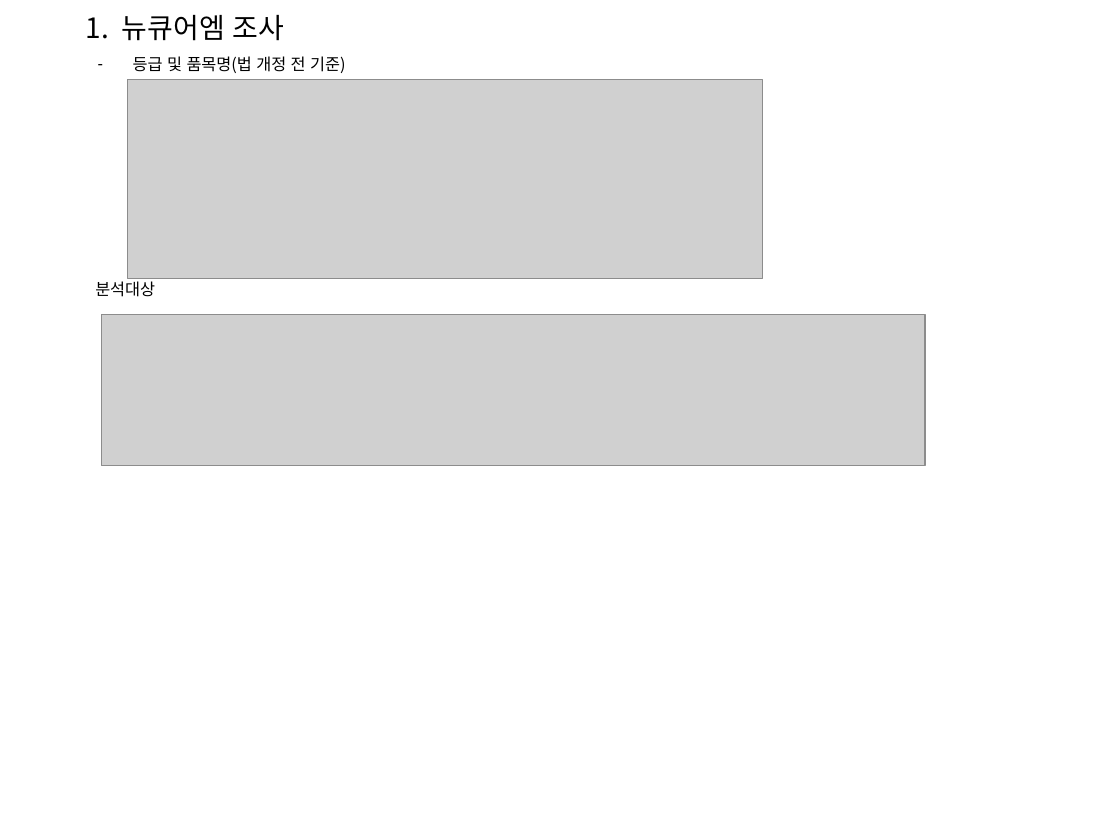
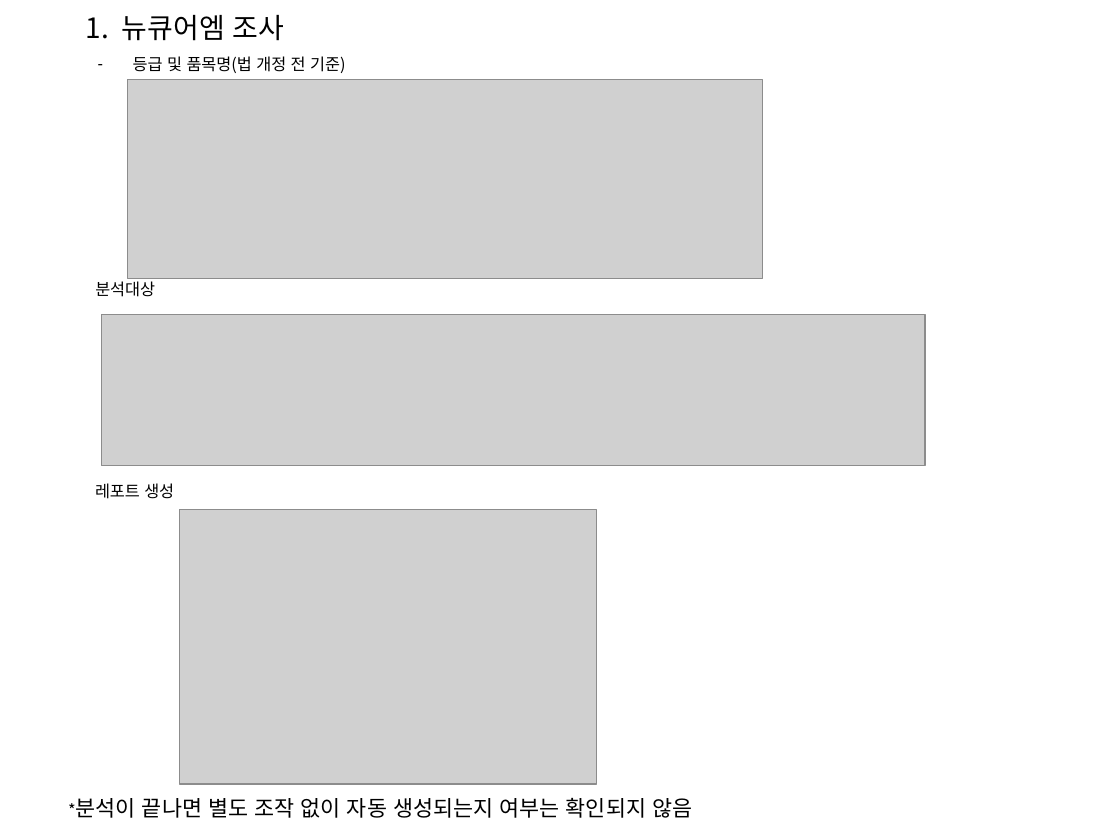
Before and after one commit to ckdtjs0911-glitch/Seony-example, a slide deck: slide 1 of meeting/1112_회의자료.pptx. Drawn at 1120x840 pixels with LibreOffice and Linux fonts; fonts in the diff are those of the drawing; grey boxes stand for pictures. Boxes give left, top, right and bottom in pixels: in the first picture for what was removed or moved away, otherwise in the second. Text is boxed around its words. In the diff, an @@ line names an element or a change of style, - is before the commit and + after.

```diff
--- a/meeting/1112_회의자료.pptx
+++ b/meeting/1112_회의자료.pptx
@@ text added at <box>95,483,174,499</box>, 10.5 pt, text #000000 @@
+레포트 생성
@@ picture added at <box>179,510,597,784</box> @@
@@ text added at <box>76,798,692,818</box>, 14 pt, text #000000 @@
+*분석이 끝나면 별도 조작 없이 자동 생성되는지 여부는 확인되지 않음
```
Also in this commit, not shown: 2 other slides changed, 2 slides removed, 1 other file.
